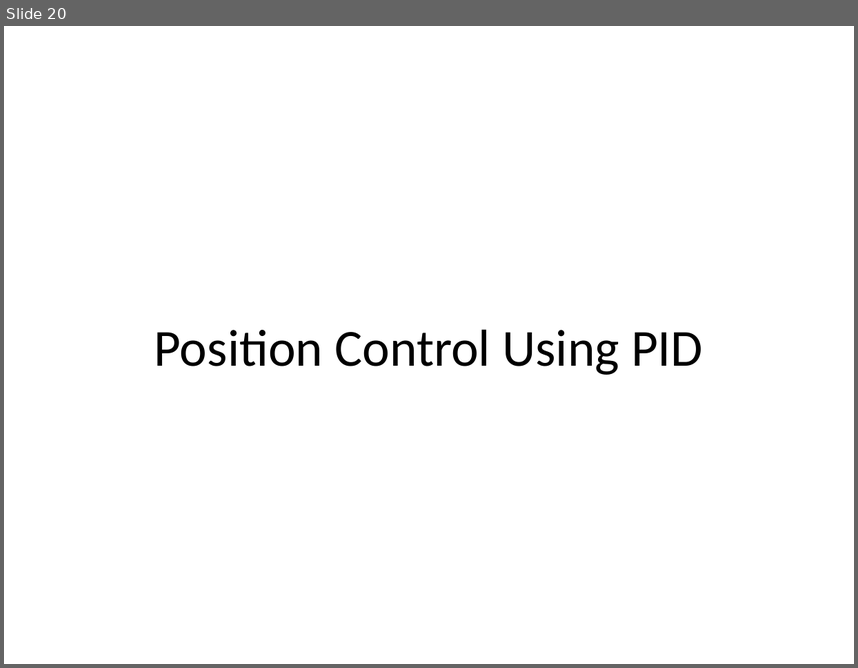
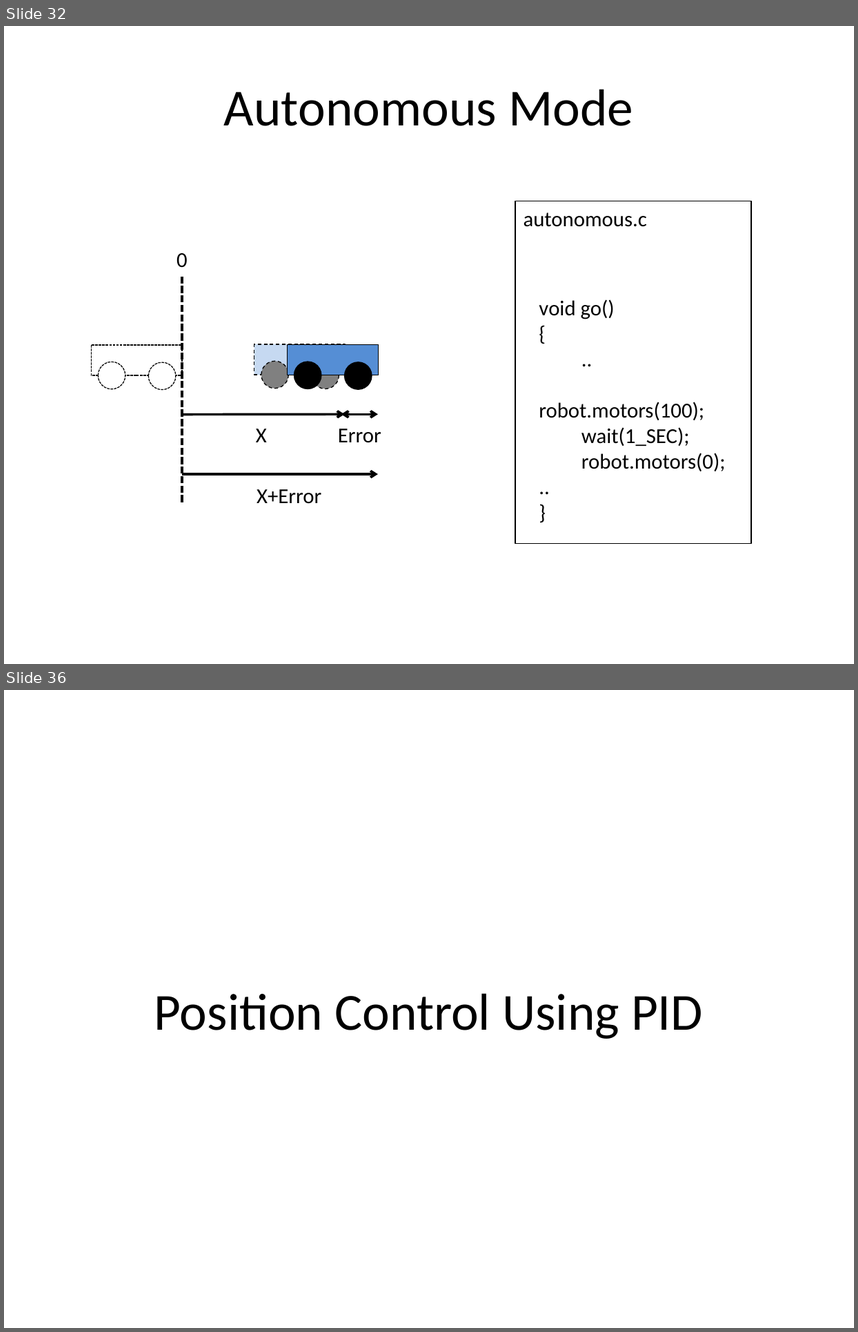
Before and after one commit to arkorobotics/PID, a slide deck: Documents/PID.pptx. Shown one above the other, each under a label of ours: slide 20 before the commit, slides 32 and 36 after it; the slides between them are not shown. The pictures are 858x668 and 858x1332 pixels, drawn with LibreOffice and Linux fonts; fonts in the diff are those of the drawing. Boxes give left, top, right and bottom in pixels: in the first picture for what was removed or moved away, otherwise in the second. Text is boxed around its words. In the diff, an @@ line names an element or a change of style, - is before the commit and + after.

```diff
--- a/Documents/PID.pptx
+++ b/Documents/PID.pptx
@@ slide 32 added at box(4, 26, 854, 664), background #FFFFFF @@
@@ title added at box(224, 89, 633, 126), 44 pt, text #000000 @@
+Autonomous Mode
@@ rectangle added at box(515, 201, 751, 544), outline #000000 0.75 pt @@
@@ text added at box(524, 212, 647, 227), 18 pt, text #000000 @@
+autonomous.c
@@ text added at box(176, 253, 188, 267), 18 pt, text #000000 @@
+0
@@ line added from (181, 276) to (181, 502), #000000 2 pt dashed @@
@@ text added at box(539, 299, 726, 471), 18 pt, text #000000 @@
+void go()
+{
+..
+robot.motors(100);
+wait(1_SEC);
+robot.motors(0); ..
+}
@@ rectangle added at box(91, 345, 181, 375), fill #FFFFFF, outline #000000 0.75 pt dashed @@
@@ rectangle added at box(254, 344, 345, 374), fill #C6D9F1, outline #000000 0.75 pt dashed @@
@@ rectangle added at box(287, 345, 378, 375), fill #558ED5, outline #000000 0.75 pt @@
@@ ellipse added at box(99, 362, 125, 389), fill #FFFFFF, outline #000000 0.75 pt dashed @@
@@ ellipse added at box(148, 362, 176, 389), fill #FFFFFF, outline #000000 0.75 pt dashed @@
@@ ellipse added at box(261, 361, 289, 388), fill #808080, outline #000000 0.75 pt dashed @@
@@ ellipse added at box(294, 361, 321, 388), fill #000000, outline #000000 0.75 pt @@
@@ ellipse added at box(312, 361, 339, 388), fill #808080, outline #000000 0.75 pt dashed @@
@@ ellipse added at box(345, 362, 372, 389), fill #000000, outline #000000 0.75 pt @@
@@ arrow added from (181, 414) to (345, 414), #000000 2 pt @@
@@ double arrow added from (378, 414) to (341, 414), #000000 2 pt @@
@@ text added at box(256, 428, 267, 442), 18 pt, text #000000 @@
+X
@@ text added at box(338, 428, 381, 443), 18 pt, text #000000 @@
+Error
@@ arrow added from (181, 474) to (378, 474), #000000 2 pt @@
@@ text added at box(257, 489, 321, 503), 18 pt, text #000000 @@
+X+Error
@@ what was slide 20 is now slide 36 @@
```
Also in this commit, not shown: 2 slides changed, 40 other slides added, 1 slide removed, 1 other file.
